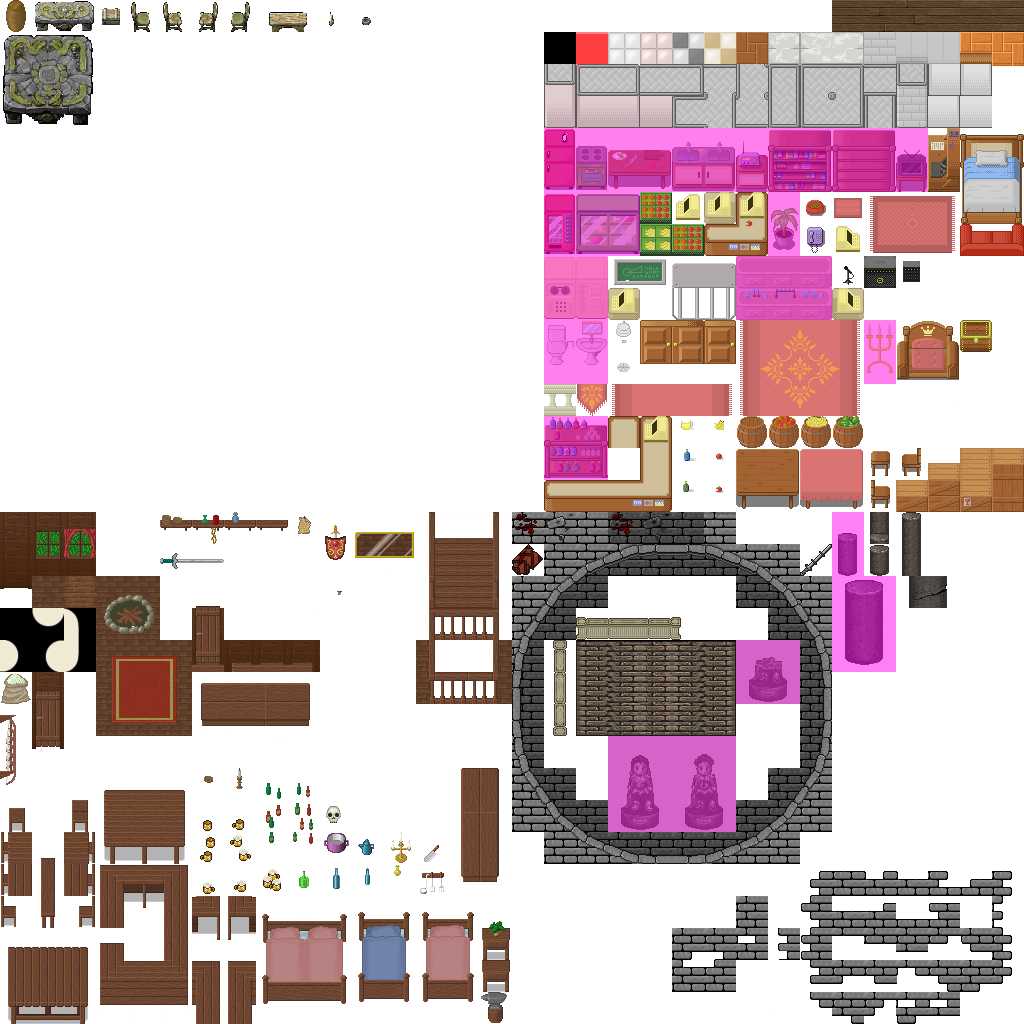
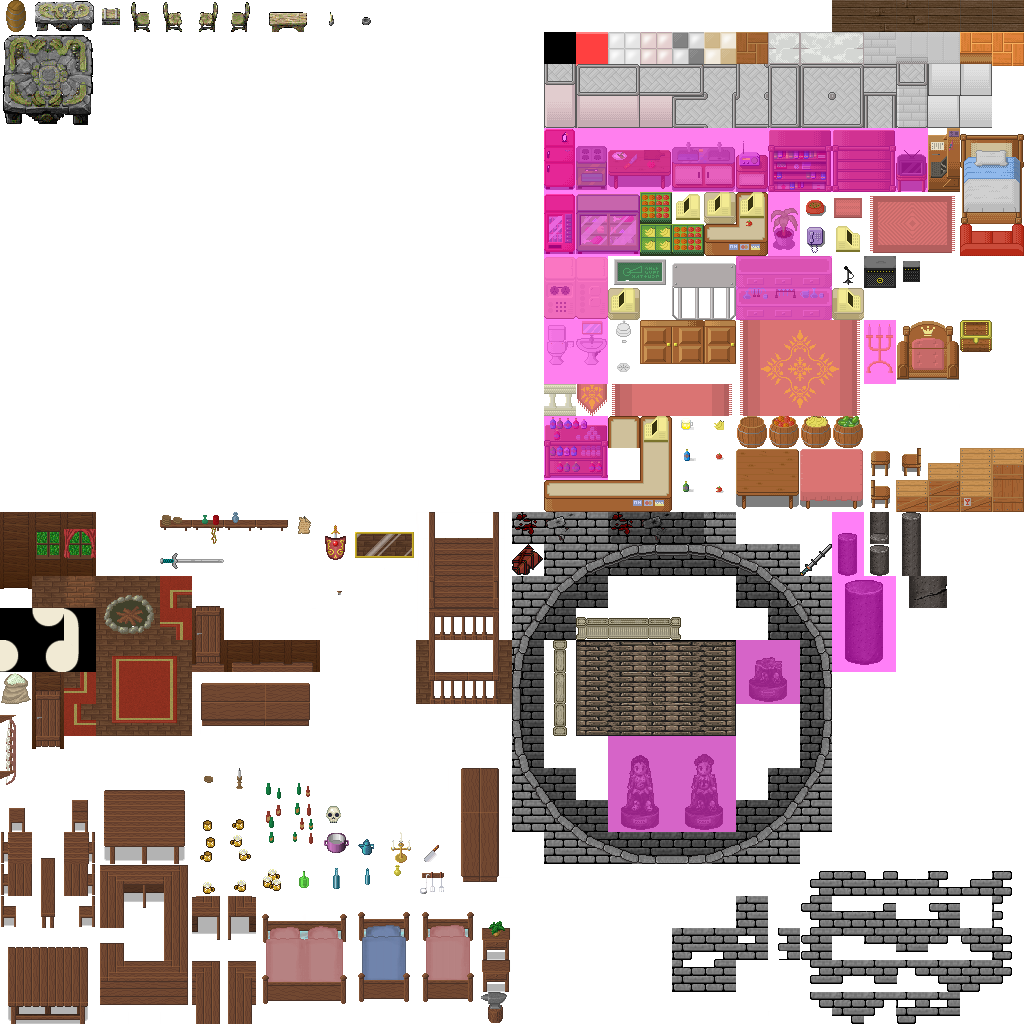
Layer changes from the first (1024, 1024) image to the second:
painted on "Hintergrund" over [63, 576, 192, 736]
